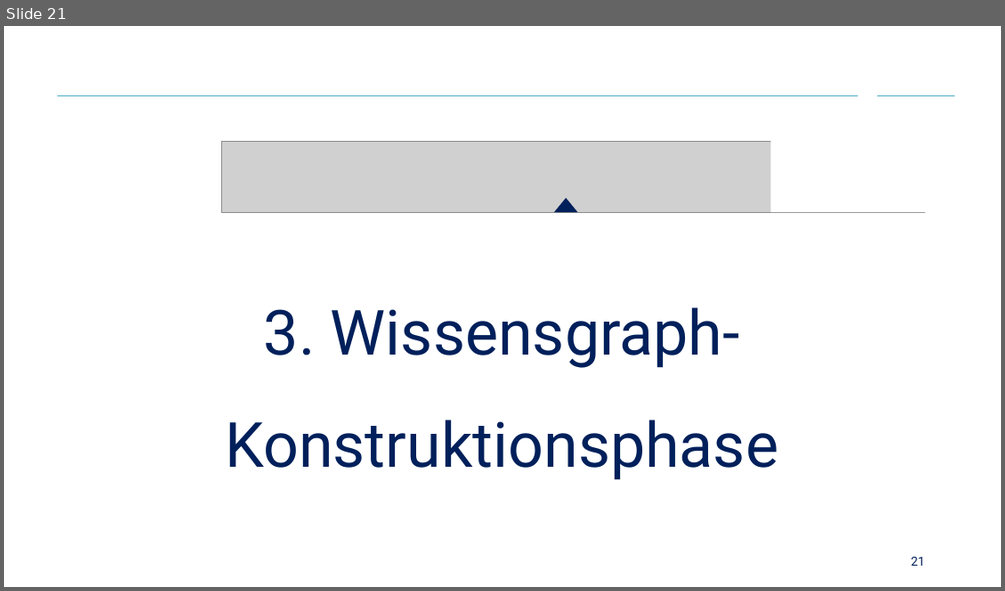
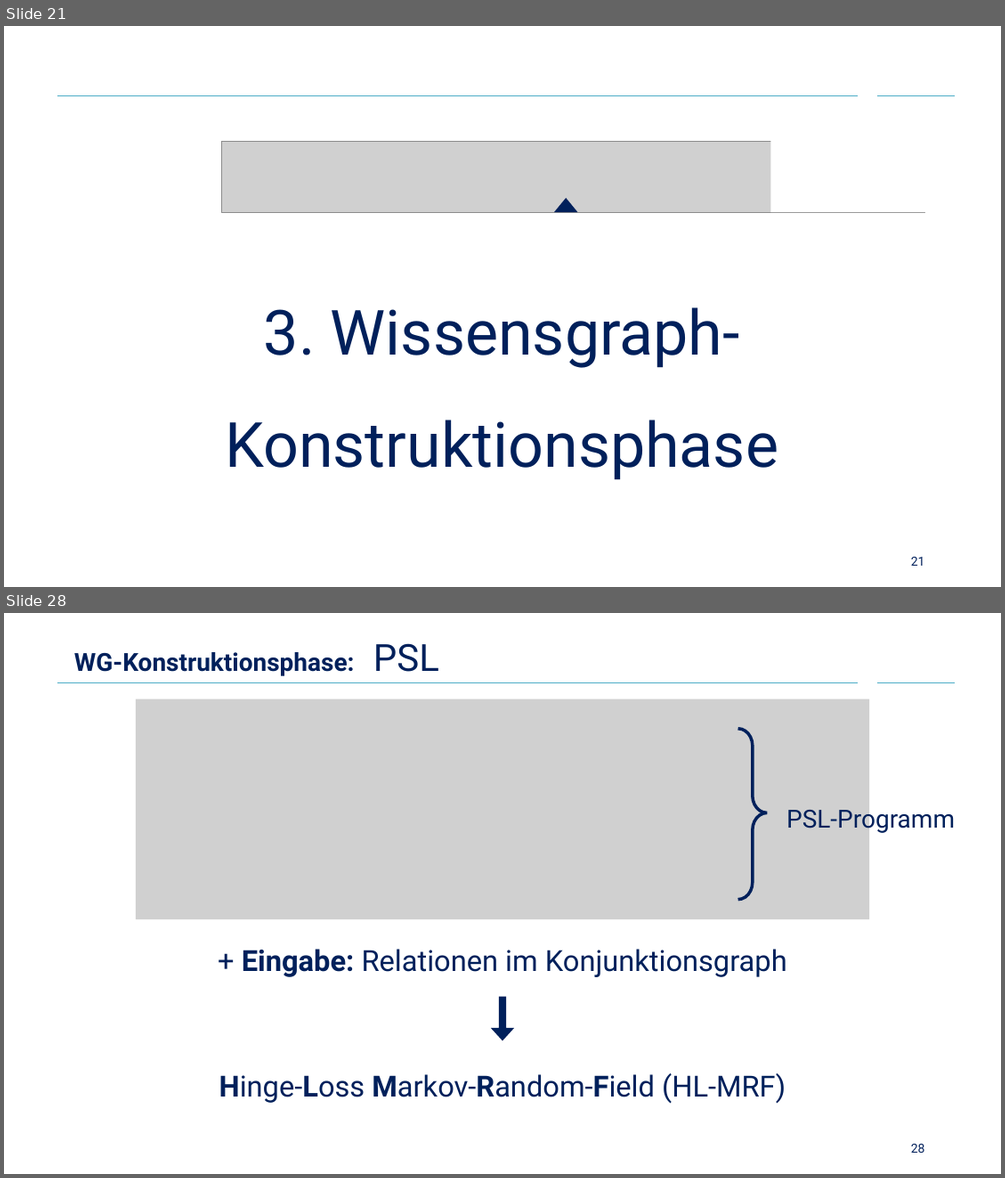
Before and after one commit to Cortys/bachelor-thesis, a slide deck: presentation/presentation.pptx. Shown one above the other, each under a label of ours: slide 21 before the commit, slides 21 and 28 after it; the slides between them are not shown. The pictures are 1005x591 and 1005x1178 pixels, drawn with LibreOffice and Linux fonts; fonts in the diff are those of the drawing; grey boxes stand for pictures; background and template pictures are left out. Boxes give left, top, right and bottom in pixels: in the first picture for what was removed or moved away, otherwise in the second. Text is boxed around its words. In the diff, an @@ line names an element or a change of style, - is before the commit and + after.

```diff
--- a/presentation/presentation.pptx
+++ b/presentation/presentation.pptx
@@ slide 28 added at (x1=4, y1=613, x2=1001, y2=1174), background #FFFFFF; not listed: 2 template elements that a slide beside it also shows @@
@@ title added at (x1=74, y1=643, x2=439, y2=676), 24 pt, text #00205B, bold @@
+WG-Konstruktionsphase: PSL
@@ picture added at (x1=136, y1=699, x2=869, y2=919) @@
@@ left brace added at (x1=738, y1=729, x2=768, y2=900), outline #00205B 3 pt @@
@@ text added at (x1=786, y1=805, x2=955, y2=835), 24 pt, text #00205B @@
+PSL-Programm
@@ text added at (x1=242, y1=949, x2=787, y2=977), 28 pt, text #00205B @@
++ Eingabe: Relationen im Konjunktionsgraph
@@ right arrow added at (x1=491, y1=997, x2=514, y2=1041), fill #00205B @@
@@ text added at (x1=219, y1=1073, x2=785, y2=1103), 28 pt, text #00205B @@
+Hinge-Loss Markov-Random-Field (HL-MRF)
@@ page number added at (x1=911, y1=1143, x2=925, y2=1152), 12 pt, text #00205B @@
+28
```
Also in this commit, not shown: 2 slides changed, 15 other slides added, 13 other files.
